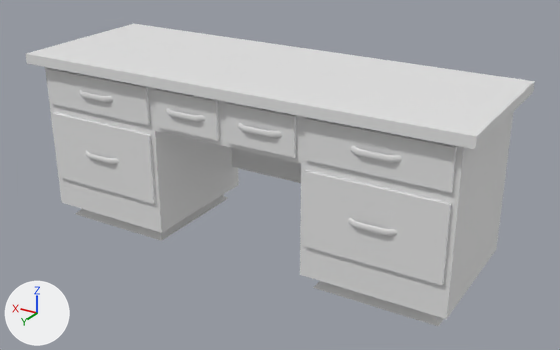
A saved change to the FBX model _ART/Models/Office/SM_Desk_01.fbx.
Both versions are drawn from a camera (50 mm lens) standing at (-1.75, 2.79, 1.75) and looking at (-0.08, 0.0, 0.35). The lights are fixed; the arrows at lower left show +X, +Y and +Z. Where no turn or scale is listed for an object, it has been applied to the vertices.
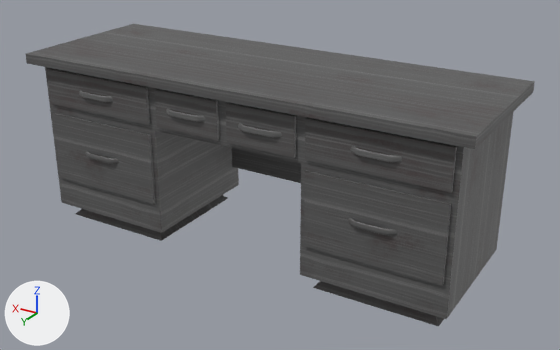
What differs and where, as boxes (x1, y1, x2, y2) in the pictures (560 x 350 px):
```json
{"object": "Cube", "change": "recoloured", "before": [26, 24, 535, 326], "after": [26, 24, 535, 326]}
```

Edits to the scene script, one JSON object a line:
```json
{"op": "add", "block": "img_t_finewood_d_jpg", "code": ["img_t_finewood_d_jpg = load_image('T_FineWood_D.jpg', '../../Textures/T_FineWood/T_FineWood_D.png', 2048, 2048, 'sRGB')"]}
{"op": "add", "block": "mat_wood", "code": ["mat_wood = principled_material('Wood')", "mat_wood.texture = img_t_finewood_d_jpg"]}
{"block": "me_cube_001", "where": "me_cube_001.from_pydata(...)  # 1520 vertices, 1328 faces; spans x -1.07..1.07, y -0.38..0.38, z -0.23..0.61"}
{"op": "add", "block": "me_cube_001", "code": "me_cube_001.materials.append(mat_wood)  # picture img_t_finewood_d_jpg"}
```
